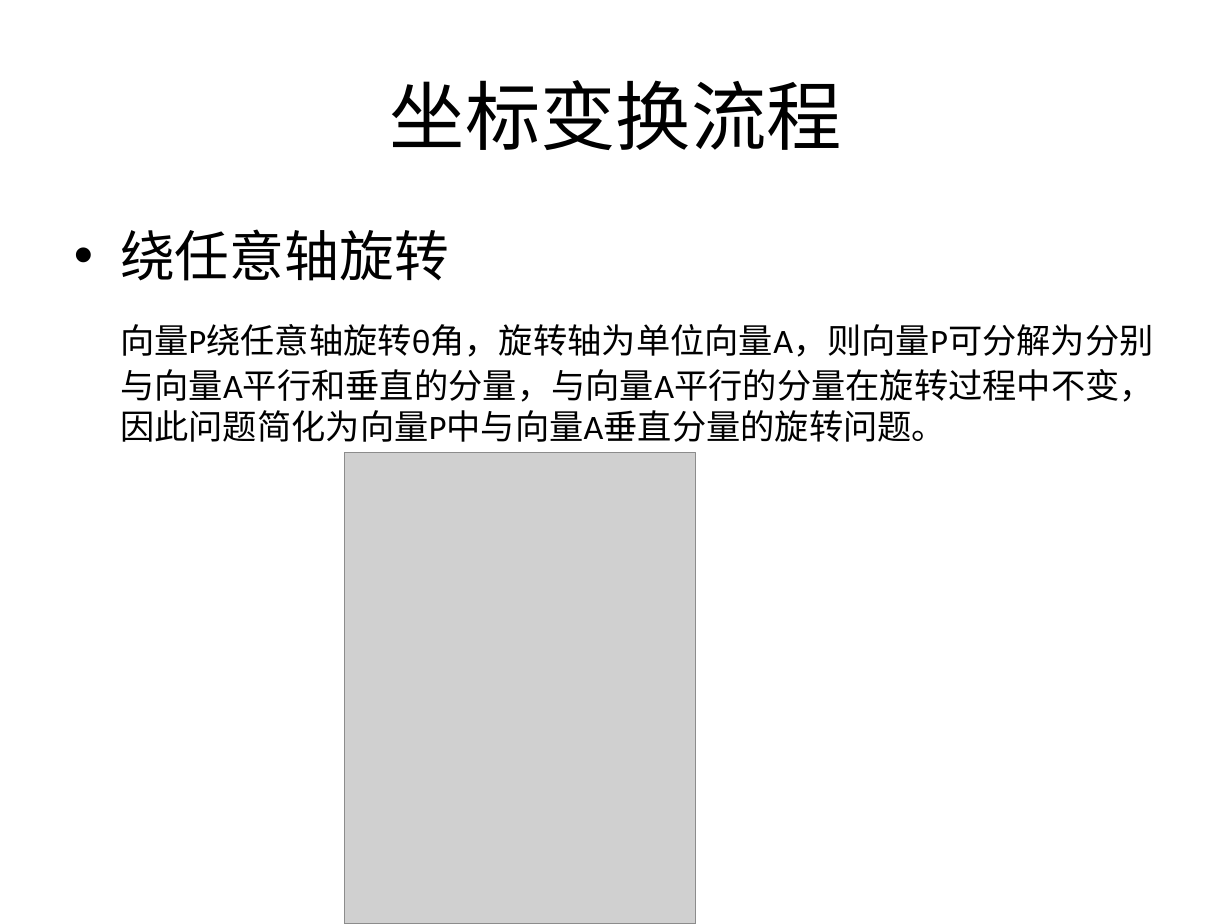
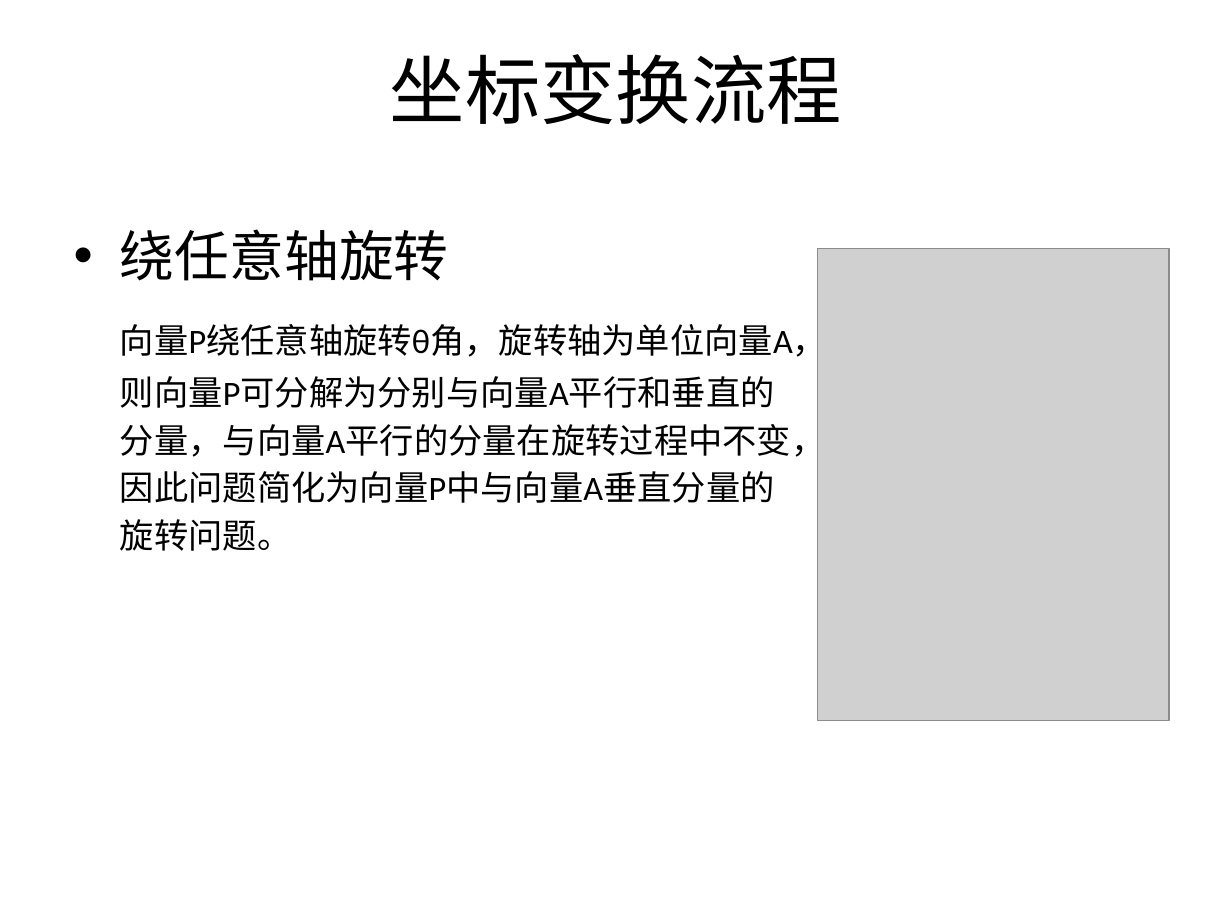
Before and after one commit to SeventhMage/MagicX, a slide deck: slide 17 of SoftEngine/doc/SoftwareRender.pptx (slide 16 before the commit). Drawn at 1232x924 pixels with LibreOffice and Linux fonts; fonts in the diff are those of the drawing; grey boxes stand for pictures; background and template pictures are left out. Boxes give left, top, right and bottom in pixels: in the first picture for what was removed or moved away, otherwise in the second. Text is boxed around its words. In the diff, an @@ line names an element or a change of style, - is before the commit and + after.

```diff
--- a/SoftEngine/doc/SoftwareRender.pptx
+++ b/SoftEngine/doc/SoftwareRender.pptx
@@ title "坐标变换流程" at (x1=390, y1=54, x2=842, y2=124): vertical alignment middle to top @@
@@ picture moved from (x1=345, y1=452, x2=696, y2=924) to (x1=818, y1=249, x2=1169, y2=721) @@
@@ text at (x1=120, y1=318, x2=827, y2=551): text changed @@
-向量P绕任意轴旋转θ角，旋转轴为单位向量A，则向量P可分解为分别与向量A平行和垂直的分量，与向量A平行的分量在旋转过程中不变，因此问题简化为向量P中与向量A垂直分量的旋转问题。
+向量P绕任意轴旋转θ角，旋转轴为单位向量A，
+则向量P可分解为分别与向量A平行和垂直的
+分量，与向量A平行的分量在旋转过程中不变，
+因此问题简化为向量P中与向量A垂直分量的
+旋转问题。
```
Also in this commit, not shown: 33 other slides changed, 16 slides added, 1 slide removed.
